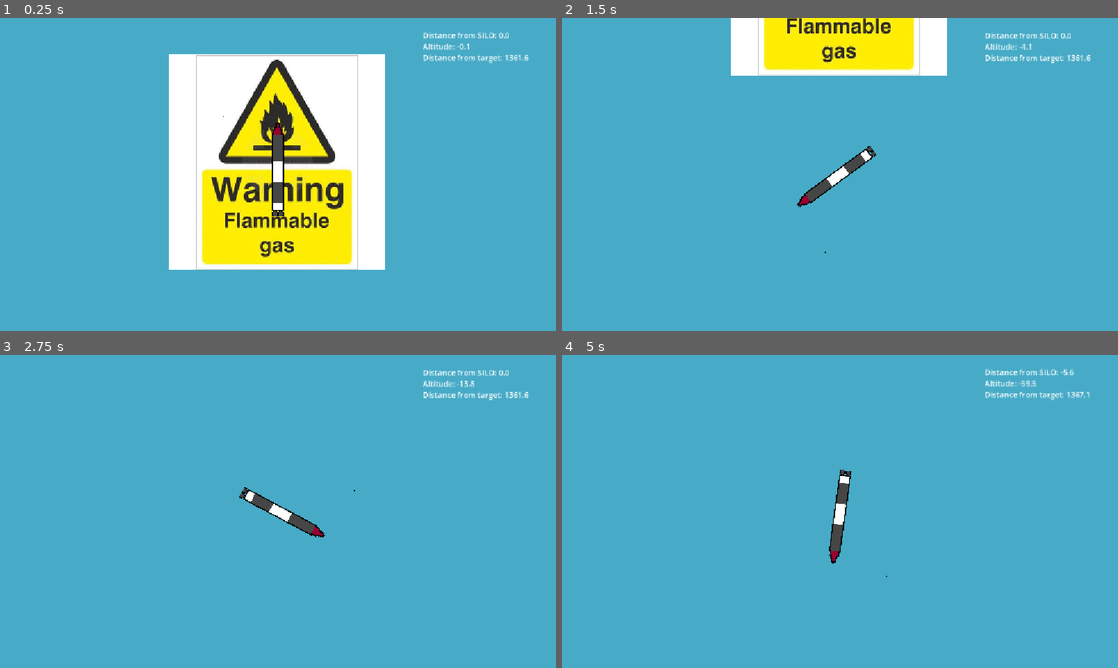
Above: before the commit, frames 1-4 (two rows, left to right).
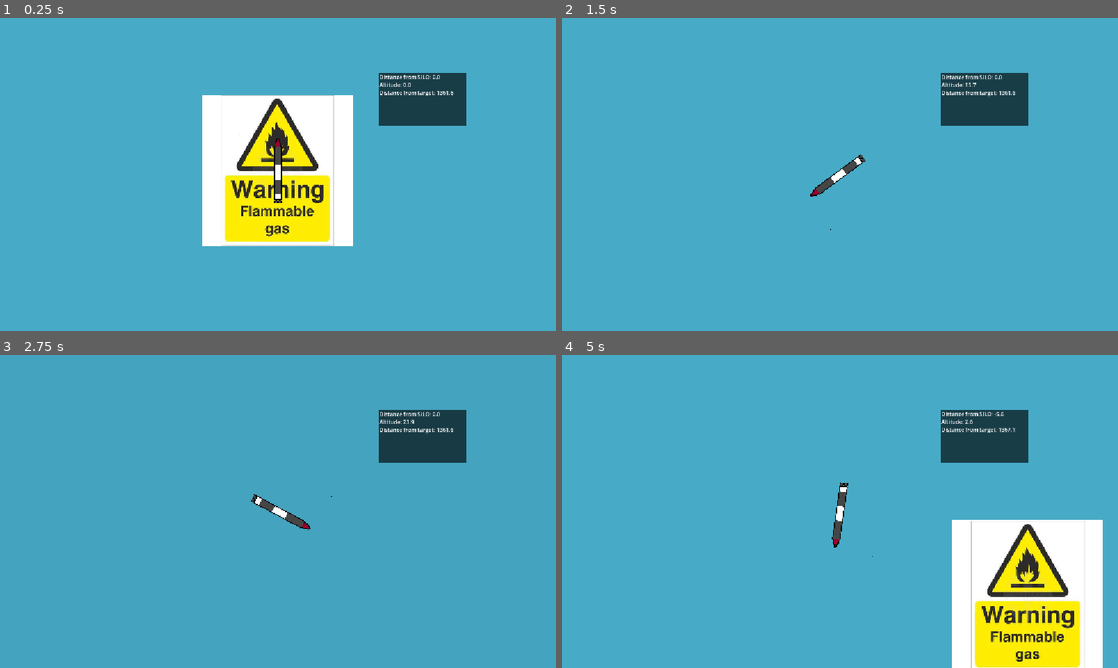
Above: after the commit, the same moments.

Repository: moocow-web/silogame
Game: Godot game, scene res://main.tscn
Two runs of this game, one before a commit and one after it. Both use one fixed random seed, a clock stepped at 60 frames per second and the inputs below.
Inputs (mouse positions are in pixels of both pictures, inside the frame that each line leads up to):
- Up to frame 1 (0.25 s): no input
- Up to frame 2 (1.5 s): tap Enter (ui_accept) at 0.5 s; move the mouse to (1045, 68) at 0.52 s; hold Right (ui_right) 0.53-1.28 s; hold Enter (ui_accept) 0.53-1.28 s; click (1045, 68) at 0.67 s; move the mouse to (728, 190) at 1.27 s; hold Down from 1.28 s (still down); tap Alt at 1.35 s
- Up to frame 3 (2.75 s): tap Enter (ui_accept) at 1.52, 1.55, 1.82 s; move the mouse to (333, 442) at 2.02 s; release Down at 2.03 s; hold Right (ui_right) from 2.03 s (still down); hold Enter (ui_accept) from 2.03 s (still down); tap Shift at 2.1 s
- Up to frame 4 (5 s): move the mouse to (812, 574) at 2.77 s; release Right (ui_right) at 2.78 s; release Enter (ui_accept) at 2.78 s; hold Up (ui_up) 2.78-3.53 s; tap Enter (ui_accept) at 2.85, 3.02, 3.32, 4.52, 4.55, 4.82 s; click (812, 574) at 2.92 s; move the mouse to (1006, 558) at 3.52 s; hold Enter (ui_accept) 3.53-4.28 s; hold Left (ui_left) from 3.53 s (still down); tap Alt at 3.6 s; move the mouse to (673, 464) at 4.27 s; tap Shift at 4.35 s

The runs differ from the first frame. In frame 1, 25% of the frame differs, in the area x 30-96%, y 4-81%; in frame 2, 11%; in frame 3, 3.6%; in frame 4, 16%.

Commit message:
ui
bunch of ui updates

Diff:
--- a/color_rect.gd
+++ b/color_rect.gd
@@ -8,6 +8,6 @@
 	if alt <= 0.1:
 		alt = 0.1
 	position = cam.position
-	position.x += -600
-	position.y += -330
+	position.x += -850
+	position.y += -530
 	color = Color(0.28, 0.67, 0.78, alt)
--- a/color_rect_2.gd
+++ b/color_rect_2.gd
@@ -4,6 +4,6 @@
 func _process(delta: float) -> void:
 	alt = position.y / 1000
 	position = cam.position
-	position.x += -600
-	position.y += -330
+	position.x += -850
+	position.y += -530
 	color = Color(0, 0, 0, 1)
--- a/main.tscn
+++ b/main.tscn
@@ -17,6 +17,7 @@
 
 [node name="Camera2D" type="Camera2D" parent="." unique_id=1132158053]
 scale = Vector2(0.9784212, 1.003733)
+zoom = Vector2(0.7, 0.7)
 script = ExtResource("1_h2yge")
 
 [node name="missile" type="CharacterBody2D" parent="." unique_id=1458331785]
@@ -32,7 +33,7 @@
 [node name="silo" type="Area2D" parent="." unique_id=1447983525]
 script = ExtResource("3_7mycd")
 
-[node name="Sprite2D" type="Sprite2D" parent="." unique_id=519306228]
+[node name="Sprite2D" type="Sprite2D" parent="silo" unique_id=519306228]
 position = Vector2(-2, -13)
 texture = ExtResource("4_272bh")
 
@@ -45,21 +46,29 @@
 
 [node name="ColorRect" type="ColorRect" parent="." unique_id=1082809773]
 z_index = -1
-offset_left = -608.0
-offset_top = -332.0
-offset_right = 618.0
-offset_bottom = 324.0
+offset_left = -1101.0
+offset_top = -817.0
+offset_right = 1090.0
+offset_bottom = 804.0
 script = ExtResource("8_5vw27")
 
 [node name="ColorRect2" type="ColorRect" parent="." unique_id=1207796938]
 z_index = -5
-offset_left = -601.0
-offset_top = -330.0
-offset_right = 618.0
-offset_bottom = 325.0
+offset_left = -1102.0
+offset_top = -802.0
+offset_right = 1086.0
+offset_bottom = 797.0
 script = ExtResource("9_kek77")
 
 [node name="gui" type="RichTextLabel" parent="." unique_id=1800561929]
 offset_right = 258.0
 offset_bottom = 156.0
 script = ExtResource("11_efxa6")
+
+[node name="ColorRect" type="ColorRect" parent="gui" unique_id=1267856326]
+z_index = -1
+layout_mode = 0
+offset_right = 40.0
+offset_bottom = 40.0
+scale = Vector2(6.5527334, 4.1112084)
+color = Color(0, 0, 0, 0.6431373)
--- a/missile.gd
+++ b/missile.gd
@@ -5,20 +5,25 @@
 var tr
 var thrust = 0
 var trun = 0
+var launched = 0
 const trailScene1 = preload("uid://b50xxm4xpukdk")
 const trailScene2 = preload("uid://cf4ghvv1cma2v")
 func _physics_process(delta: float) -> void:
-	velocity.y += 10
+	if launched == 1:
+		velocity.y += 10
 	thrust = 0
 	angular_velocity = angular_velocity * damp
-	if Input.is_action_pressed("ui_up"):
+	if Input.is_action_pressed("ui_accept") && launched == 0:
+		velocity.y += -2000
+		launched = 1
+	if Input.is_action_pressed("ui_up") && launched == 1:
 		velocity.y += -25 * cos(rotation) #calculates thrust
 		velocity.x += 25 * sin(rotation)
 		fuel += -1
 		thrust = 1
-	if Input.is_action_pressed("ui_left"):
+	if Input.is_action_pressed("ui_left") && launched == 1:
 		angular_velocity += -.005
-	if Input.is_action_pressed("ui_right"):
+	if Input.is_action_pressed("ui_right") && launched == 1:
 		angular_velocity += .005
 	rotation += angular_velocity
 	tr = randi_range(1,2)
